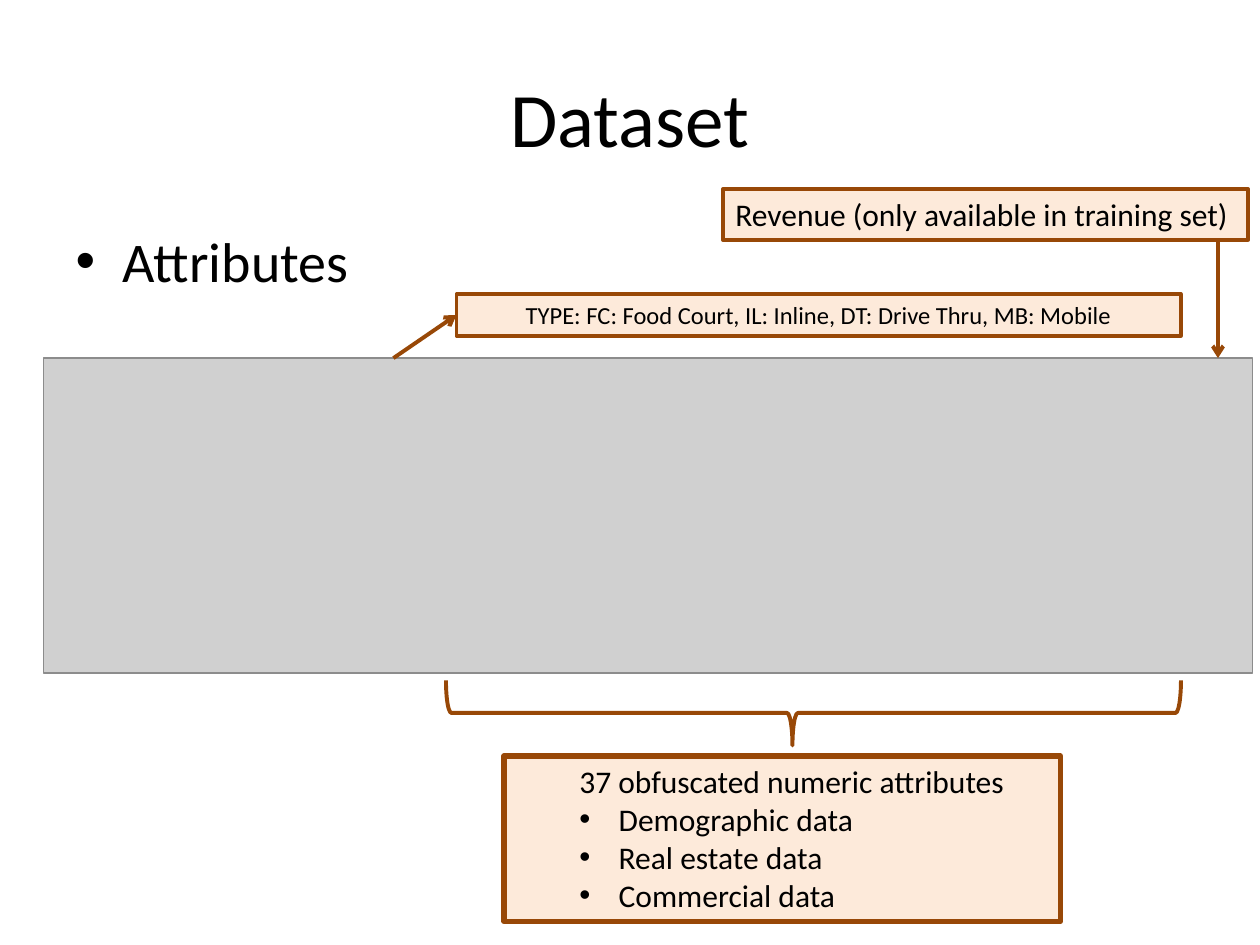
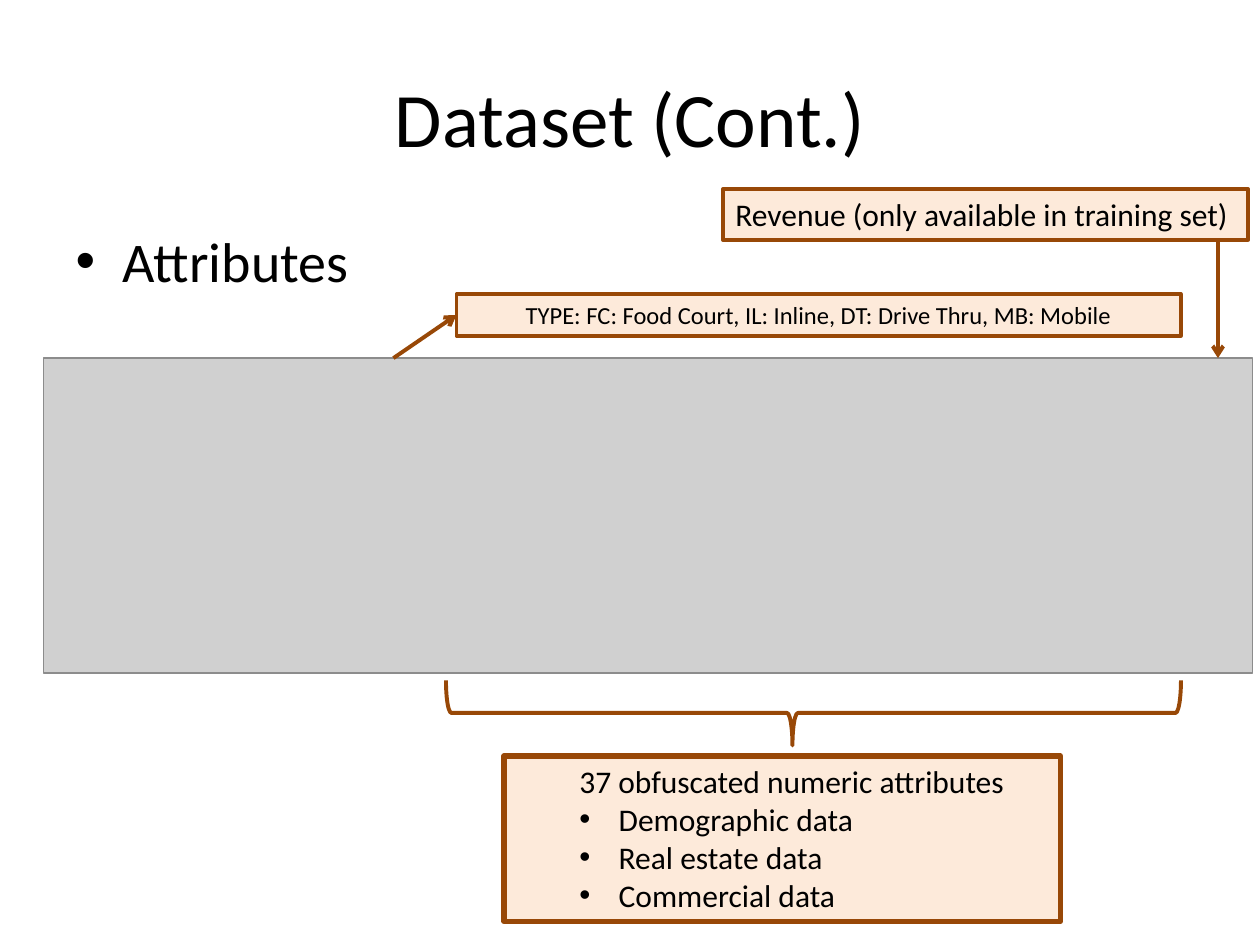
Before and after one commit to hxwang/revenue-prediction, a slide deck: slide 4 of doc/presentation/revenue-prediction.pptx. Drawn at 1260x945 pixels with LibreOffice and Linux fonts; fonts in the diff are those of the drawing; grey boxes stand for pictures. Boxes give left, top, right and bottom in pixels: in the first picture for what was removed or moved away, otherwise in the second. Text is boxed around its words. In the diff, an @@ line names an element or a change of style, - is before the commit and + after.

```diff
--- a/doc/presentation/revenue-prediction.pptx
+++ b/doc/presentation/revenue-prediction.pptx
@@ title at box(395, 91, 864, 158): text changed @@
-Dataset
+Dataset (Cont.)
```
Also in this commit, not shown: 8 other slides changed, 1 slide added, 5 other files.
